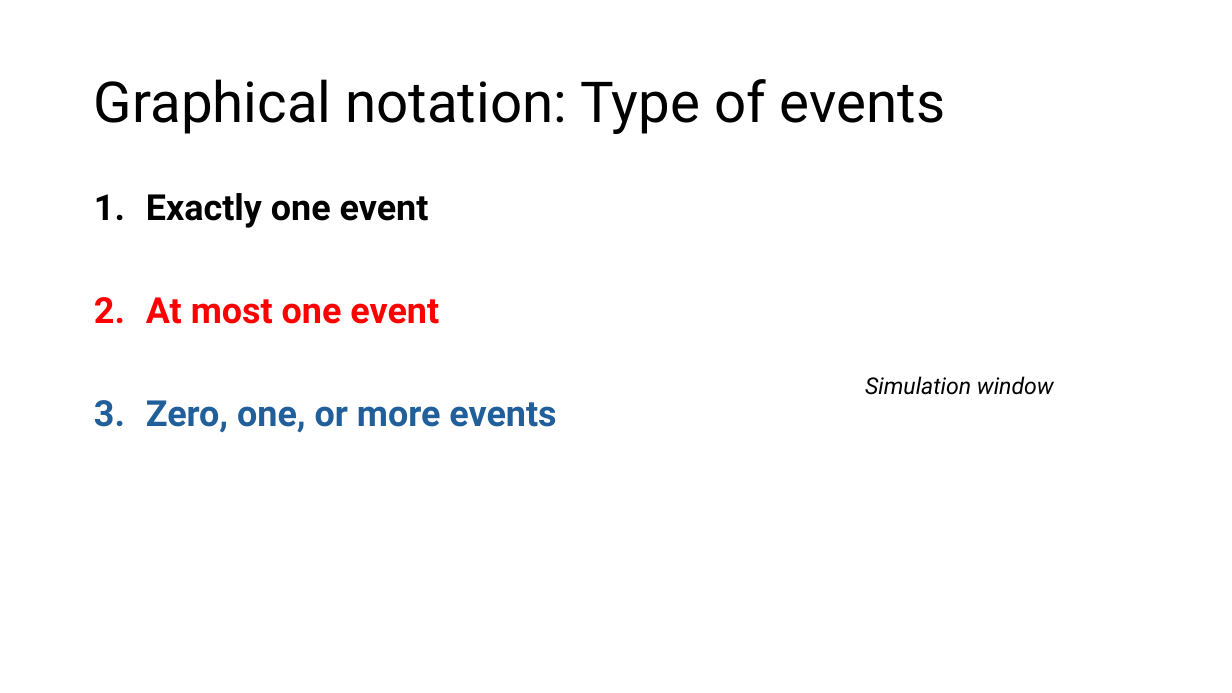
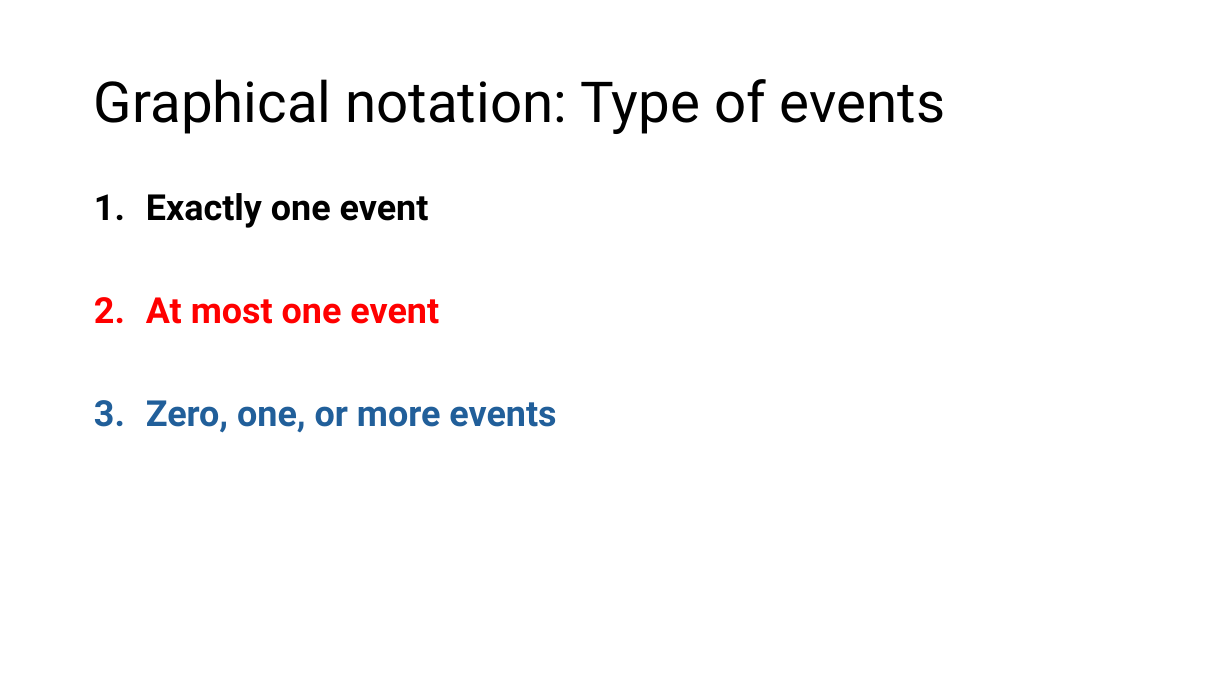
Before and after one commit to ttrikalin/des-R-course, a slide deck: slide 11 of 2026_SMDM/01_DES.pptx. Drawn at 1232x693 pixels with LibreOffice and Linux fonts; fonts in the diff are those of the drawing. Boxes give left, top, right and bottom in pixels: in the first picture for what was removed or moved away, otherwise in the second. Text is boxed around its words. In the diff, an @@ line names an element or a change of style, - is before the commit and + after.

```diff
--- a/2026_SMDM/01_DES.pptx
+++ b/2026_SMDM/01_DES.pptx
@@ text removed at <box>865,376,1054,395</box> @@
-Simulation window
```
Also in this commit, not shown: 2 other slides changed, 9 other files.
